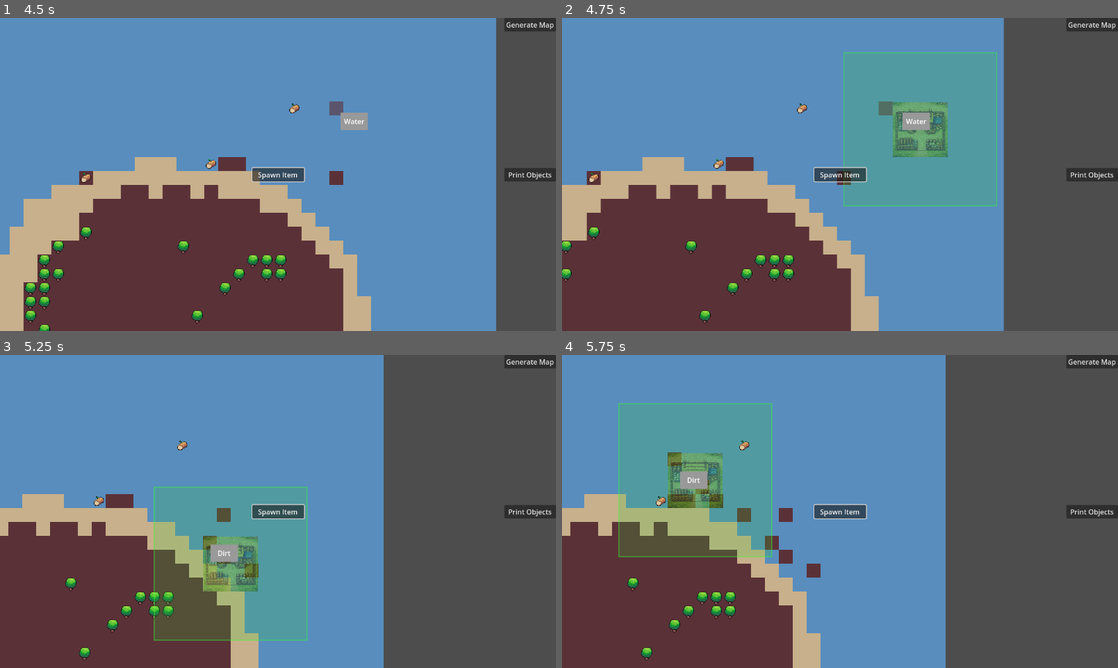
Above: before the commit, frames 1-4 (two rows, left to right).
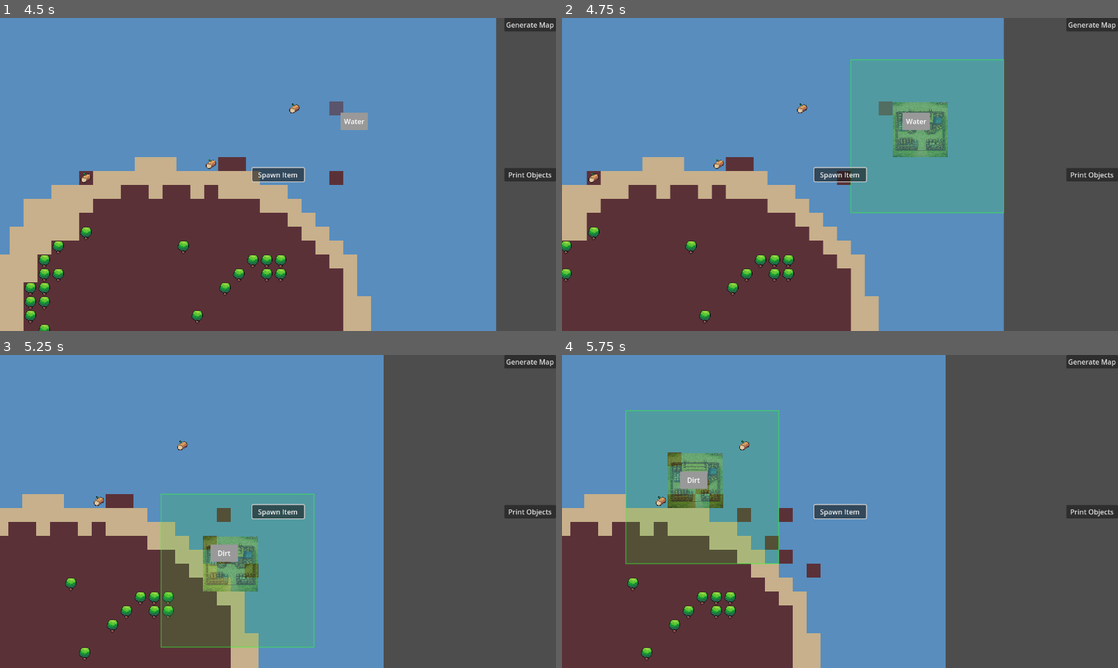
Above: after the commit, the same moments.

Repository: ColdTerror/Core-and-Conveyor
Game: Godot game, scene res://scenes/level.tscn
The game is run twice, just before and just after one commit, with the same random seed, the same clock (stepped at 60 frames per second) and the same inputs. The engine's default icon, where the game draws it, is replaced by a stand-in: a white triangle on a blue panel in a dark square.
Inputs (mouse positions are in pixels of both pictures, inside the frame that each line leads up to):
- Up to frame 1 (4.5 s): click "Generate Map" at 0.5 s; click "Print Objects" at 1.25 s; click "Spawn Item" at 2 s; tap Enter at 2.75 s; move the mouse to (400, 158) at 2.77 s; hold Right (ui_right) 2.78-3.5 s; hold P 2.78-3.5 s; click (400, 158) at 2.92 s; tap L at 3.05 s; drag from (166, 190) to (250, 237) at 3.52 s; tap Space at 4.25 s; move the mouse to (333, 105) at 4.27 s; hold Right (ui_right) from 4.28 s (still down); hold R (rotate_tile) from 4.28 s (still down)
- Up to frame 2 (4.75 s): keep holding Right (ui_right); keep holding R (rotate_tile); tap L at 4.55 s
- Up to frame 3 (5.25 s): release Right (ui_right) at 5 s; release R (rotate_tile) at 5 s; drag from (250, 574) to (111, 464) at 5.02 s
- Up to frame 4 (5.75 s): no input

Frame 1 is identical in both runs. In frame 2, 2.6% of the frame differs, in the area x 50-80%, y 10-63%; in frame 3, 2.8%; in frame 4, 2.8%, in the area x 10-40%, y 15-67%.
Error in both runs: Invalid access to property or key 'buildings' on a base object of type 'Node2D (Level.gd)'. (res://scripts/item.gd:27)

Commit message:
Improve harvester range overlay and ghost setup
The building manager now injects the level reference into ghost buildings immediately, allowing them to access the grid. The harvester building's range overlay drawing logic is updated to accurately align with the grid, using the level reference for precise positioning, and includes a fallback for when the reference is missing.

Diff:
--- a/scripts/building/building_manager.gd
+++ b/scripts/building/building_manager.gd
@@ -29,6 +29,11 @@
 
 	ghost_building = scene.instantiate() as Building
 	add_child(ghost_building)
+
+	# --- NEW: Inject Level immediately so Ghost can see the grid ---
+	if ghost_building.has_method("setup") and level_ref:
+		ghost_building.setup(level_ref)
+	# ---------------------------------------------------------------
 
 	ghost_building.set_ghost(true)
 	placing_building = true
--- a/scripts/building/harvester_building.gd
+++ b/scripts/building/harvester_building.gd
@@ -29,19 +29,41 @@
 # --- DRAWING THE RANGE ---
 func _draw():
 	if show_range_overlay:
-		# Calculate the size of the square
-		# Radius 4 means: 4 left + center + 4 right = 9 tiles width
-		var diameter_tiles = (scan_radius * 2) + 1
-		var size_px = diameter_tiles * TILE_SIZE
+		# 1. Get the center TILE (the exact same logic _perform_harvest uses)
+		# If level_ref is missing (e.g. disconnected ghost), fallback to simple rect
+		if not level_ref:
+			_draw_fallback_rect()
+			return
 
-		# Center the square on the building (0,0 is the center of this node)
-		var top_left = Vector2(-size_px / 2.0, -size_px / 2.0)
-		var rect = Rect2(top_left, Vector2(size_px, size_px))
+		var center_tile = level_ref.object_layer.local_to_map(global_position)
 
-		# Draw the background (Transparent Green)
-		draw_rect(rect, Color(0.2, 0.8, 0.2, 0.2), true)
-		# Draw the border (Solid Green)
-		draw_rect(rect, Color(0.2, 1.0, 0.2, 0.5), false, 2.0)
+		# 2. Calculate the Grid Bounds
+		# We scan from -radius to +radius.
+		# If radius is 4, width is 9 tiles (4 left + 1 center + 4 right)
+		var top_left_tile = center_tile - Vector2i(scan_radius, scan_radius)
+		var size_in_tiles = Vector2(scan_radius * 2 + 1, scan_radius * 2 + 1)
+
+		# 3. Convert Grid -> World Pixels
+		# map_to_local gives the CENTER of the tile.
+		# We need the TOP-LEFT corner of the rectangle.
+		var tile_center_world = level_ref.object_layer.map_to_local(top_left_tile)
+		var tile_top_left_world = tile_center_world - (Vector2(TILE_SIZE, TILE_SIZE) / 2.0)
+
+		# 4. Convert World -> Local (relative to this building node)
+		var local_pos = to_local(tile_top_left_world)
+		var size_px = size_in_tiles * TILE_SIZE
+
+		# 5. Draw
+		var rect = Rect2(local_pos, size_px)
+		draw_rect(rect, Color(0.2, 0.8, 0.2, 0.2), true) # Transparent Fill
+		draw_rect(rect, Color(0.2, 1.0, 0.2, 0.5), false, 2.0) # Border
+
+func _draw_fallback_rect():
+	# Keeps the old logic just in case the level reference is missing
+	var diameter_tiles = (scan_radius * 2) + 1
+	var size_px = diameter_tiles * TILE_SIZE
+	var top_left = Vector2(-size_px / 2.0, -size_px / 2.0)
+	draw_rect(Rect2(top_left, Vector2(size_px, size_px)), Color(1, 0, 0, 0.3), true)
 
 # --- OVERRIDES FOR VISIBILITY ---
 
